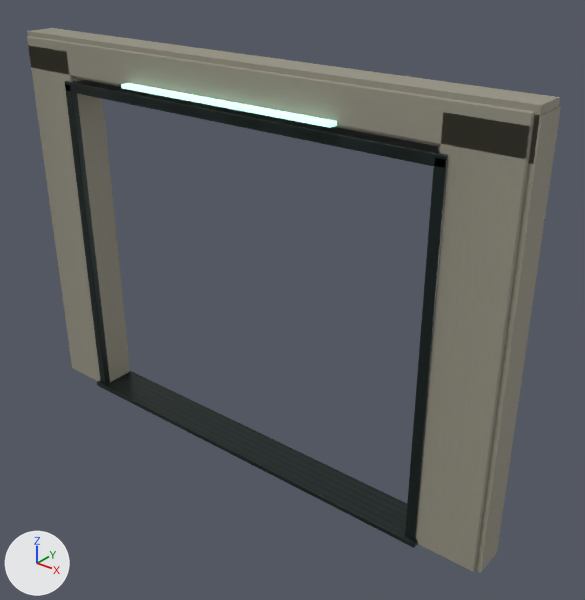
The glTF model public/models/custom/architecture/elevator-portal.glb: old version first, new version second.
Both versions are drawn from a camera (50 mm lens) standing at (9.61, -10.48, 10.27) and looking at (0.92, 0.38, 3.54). Lighting does not change. The marker at lower left points along +X, +Y and +Z. The older version comes first.

Script lines for the objects in view, before the commit:
```python
ob_portal_closure_header = bpy.data.objects.new('Portal_Closure_Header', me_cube_054)
ob_portal_closure_header.location = (0.0, 0.04, 7.58)
ob_portal_closure_left = bpy.data.objects.new('Portal_Closure_Left', me_cube_052)
ob_portal_closure_left.location = (-4.84, 0.04, 3.92)
ob_portal_closure_right = bpy.data.objects.new('Portal_Closure_Right', me_cube_053)
ob_portal_closure_right.location = (4.84, 0.04, 3.92)
ob_portal_header = bpy.data.objects.new('Portal_Header', me_cube_057)
ob_portal_header.location = (0.0, 0.0, 7.56)
ob_portal_innerjamb_header = bpy.data.objects.new('Portal_InnerJamb_Header', me_cube_060)
ob_portal_innerjamb_header.location = (0.0, -0.02, 7.02)
ob_portal_innerjamb_left = bpy.data.objects.new('Portal_InnerJamb_Left', me_cube_058)
ob_portal_innerjamb_left.location = (-4.22, -0.02, 3.54)
ob_portal_innerjamb_right = bpy.data.objects.new('Portal_InnerJamb_Right', me_cube_059)
ob_portal_innerjamb_right.location = (4.22, -0.02, 3.54)
ob_portal_left = bpy.data.objects.new('Portal_Left', me_cube_055)
ob_portal_left.location = (-4.82, 0.0, 3.86)
ob_portal_threshold = bpy.data.objects.new('Portal_Threshold', me_cube_061)
ob_portal_threshold.location = (0.0, -0.04, 0.04)
# also in view: 'Portal_Right' at (4.82, 0.0, 3.86); 'Portal_Light' at (0.0, -0.46, 7.28)
```
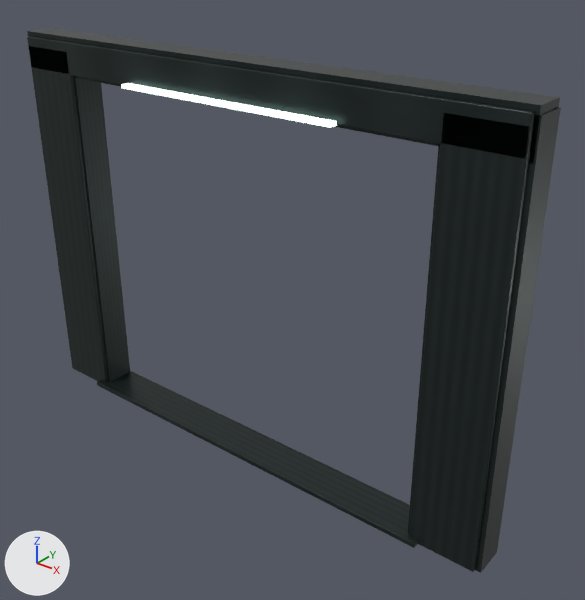
Changed parts and their boxes [x1, y1, x2, y2] in the pictures (585 x 600 px):
'Portal_Right', recoloured (grey to black)
    both: [416, 114, 533, 572]
'Portal_Header', recoloured (grey to black)
    both: [27, 36, 535, 159]
'Portal_Left', recoloured (grey to black)
    both: [31, 47, 100, 381]
'Portal_Closure_Right', recoloured (darker)
    both: [438, 107, 561, 573]
'Portal_Closure_Header', recoloured
    both: [27, 28, 560, 164]
'Portal_Closure_Left', recoloured (grey to black)
    both: [74, 76, 130, 382]
'Portal_InnerJamb_Header', deleted
    before: [65, 80, 448, 168]
'Portal_InnerJamb_Right', deleted
    before: [405, 157, 448, 540]
'Portal_InnerJamb_Left', deleted
    before: [65, 84, 110, 384]

The edits, one by one:
Material 'Metal_Black' (mat_metal_black) is new.
Its texture is img_metal_charcoal.
Its metallic is 0.5.
Its roughness is 0.3.
me_cube_054 has 8 vertices, 12 faces and spans x -5.54..5.54, y -0.31..0.31, z -0.39..0.39.
me_cube_054 no longer uses material mat_plaster_warmwhite (picture img_plaster_warm).
me_cube_054 gains material mat_metal_charcoal (picture img_metal_charcoal).
me_cube_052 has 8 vertices, 12 faces and spans x -0.73..0.73, y -0.31..0.31, z -3.92..3.92.
me_cube_052 no longer uses material mat_plaster_warmwhite (picture img_plaster_warm).
me_cube_052 gains material mat_metal_charcoal (picture img_metal_charcoal).
me_cube_053 has 8 vertices, 12 faces and spans x -0.73..0.73, y -0.31..0.31, z -3.92..3.92.
me_cube_053 no longer uses material mat_plaster_warmwhite (picture img_plaster_warm).
me_cube_053 gains material mat_metal_charcoal (picture img_metal_charcoal).
me_cube_057 has 56 vertices, 108 faces and spans x -5.47..5.47, y -0.35..0.35, z -0.32..0.32.
me_cube_057 no longer uses material mat_plaster_softgrey (picture img_plaster_warm).
me_cube_057 gains material mat_metal_black (picture img_metal_charcoal).
me_cube_055 has 56 vertices, 108 faces and spans x -0.65..0.65, y -0.35..0.35, z -3.86..3.86.
me_cube_055 no longer uses material mat_plaster_softgrey (picture img_plaster_warm).
me_cube_055 gains material mat_metal_black (picture img_metal_charcoal).
me_cube_056 has 56 vertices, 108 faces and spans x -0.65..0.65, y -0.35..0.35, z -3.86..3.86.
me_cube_056 no longer uses material mat_plaster_softgrey (picture img_plaster_warm).
me_cube_056 gains material mat_metal_black (picture img_metal_charcoal).
Object 'Portal_InnerJamb_Header' (ob_portal_innerjamb_header) is deleted.
Object 'Portal_InnerJamb_Left' (ob_portal_innerjamb_left) is deleted.
Object 'Portal_InnerJamb_Right' (ob_portal_innerjamb_right) is deleted.
